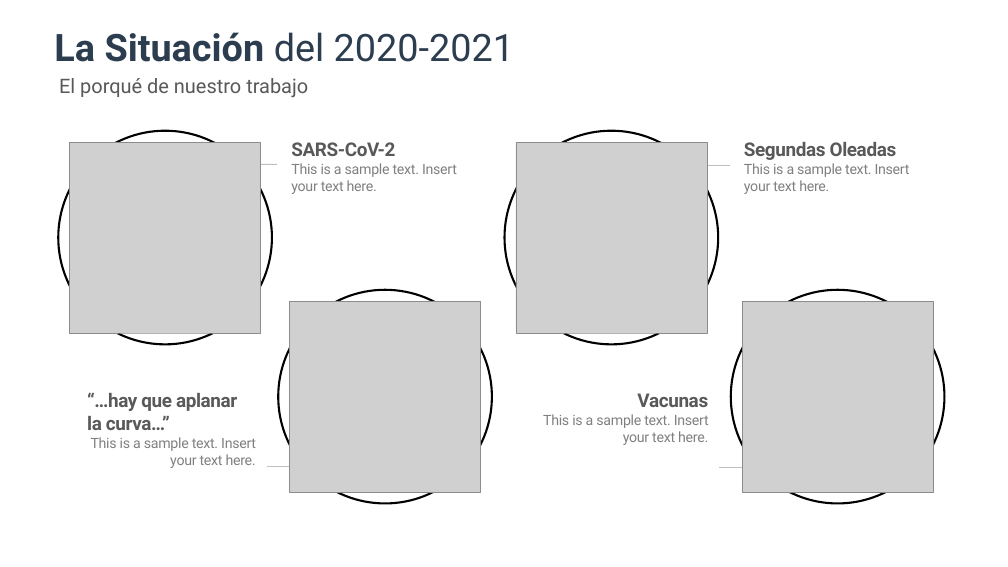
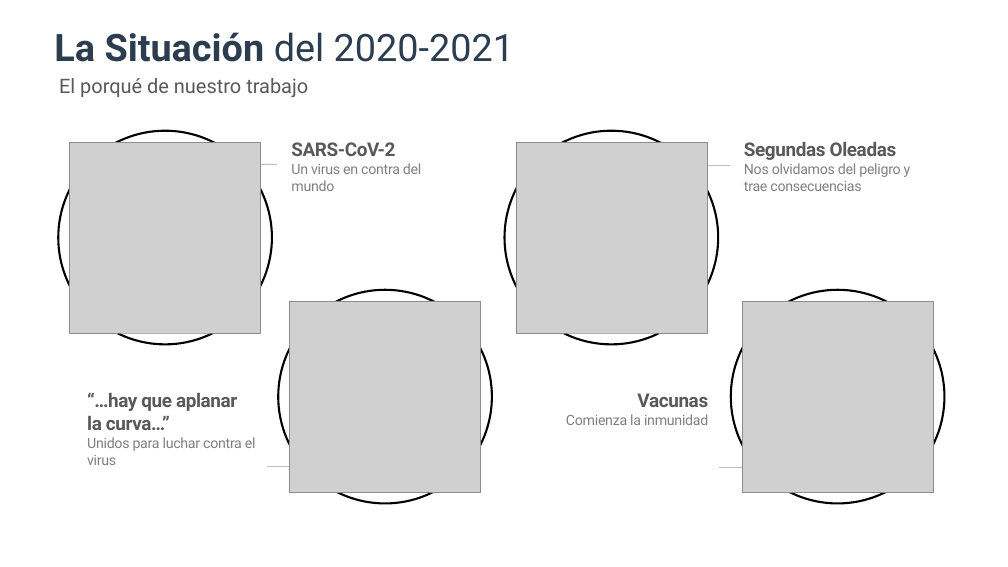
Before and after one commit to fbellidopazos/covidSIRAnalysis, a slide deck: slide 4 of PowerPoint/Presetacion - copia.pptx. Drawn at 1008x567 pixels with LibreOffice and Linux fonts; fonts in the diff are those of the drawing; grey boxes stand for pictures. Boxes give left, top, right and bottom in pixels: in the first picture for what was removed or moved away, otherwise in the second. Text is boxed around its words. In the diff, an @@ line names an element or a change of style, - is before the commit and + after.

Commit message:
PPTX & FINAL

```diff
--- a/PowerPoint/Presetacion - copia.pptx
+++ b/PowerPoint/Presetacion - copia.pptx
@@ text at [291,163,421,191]: text changed @@
-This is a sample text. Insert your text here.
+Un virus en contra del mundo
@@ text at [744,163,911,191]: text changed @@
-This is a sample text. Insert your text here.
+Nos olvidamos del peligro y trae consecuencias
@@ text at [566,414,708,425]: text changed @@
-This is a sample text. Insert your text here.
+Comienza la inmunidad
@@ text at [87,437,256,465]: text changed @@
-This is a sample text. Insert your text here.
+Unidos para luchar contra el virus
```
Also in this commit, not shown: 4 other slides changed, 6 slides added, 13 slides removed, 21 other files.
